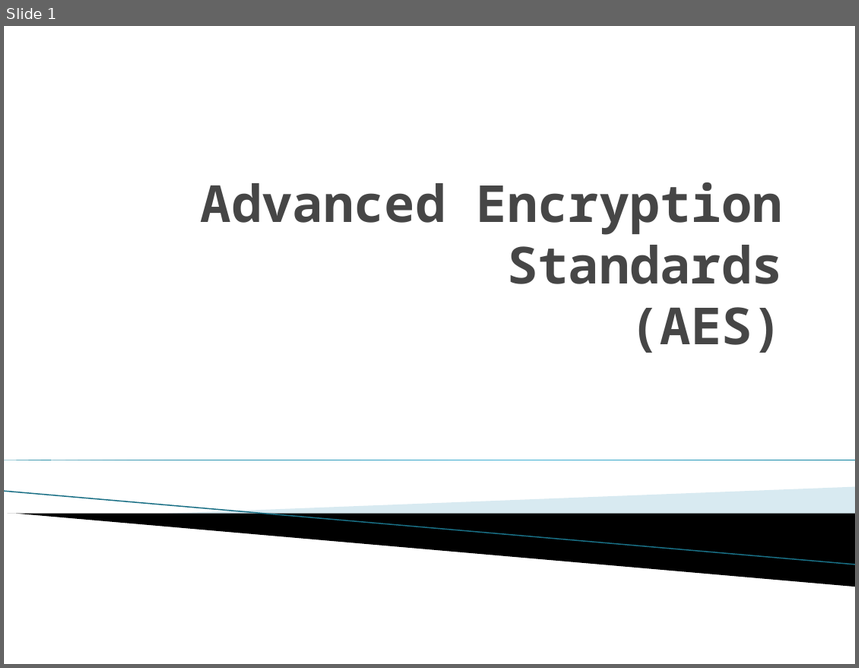
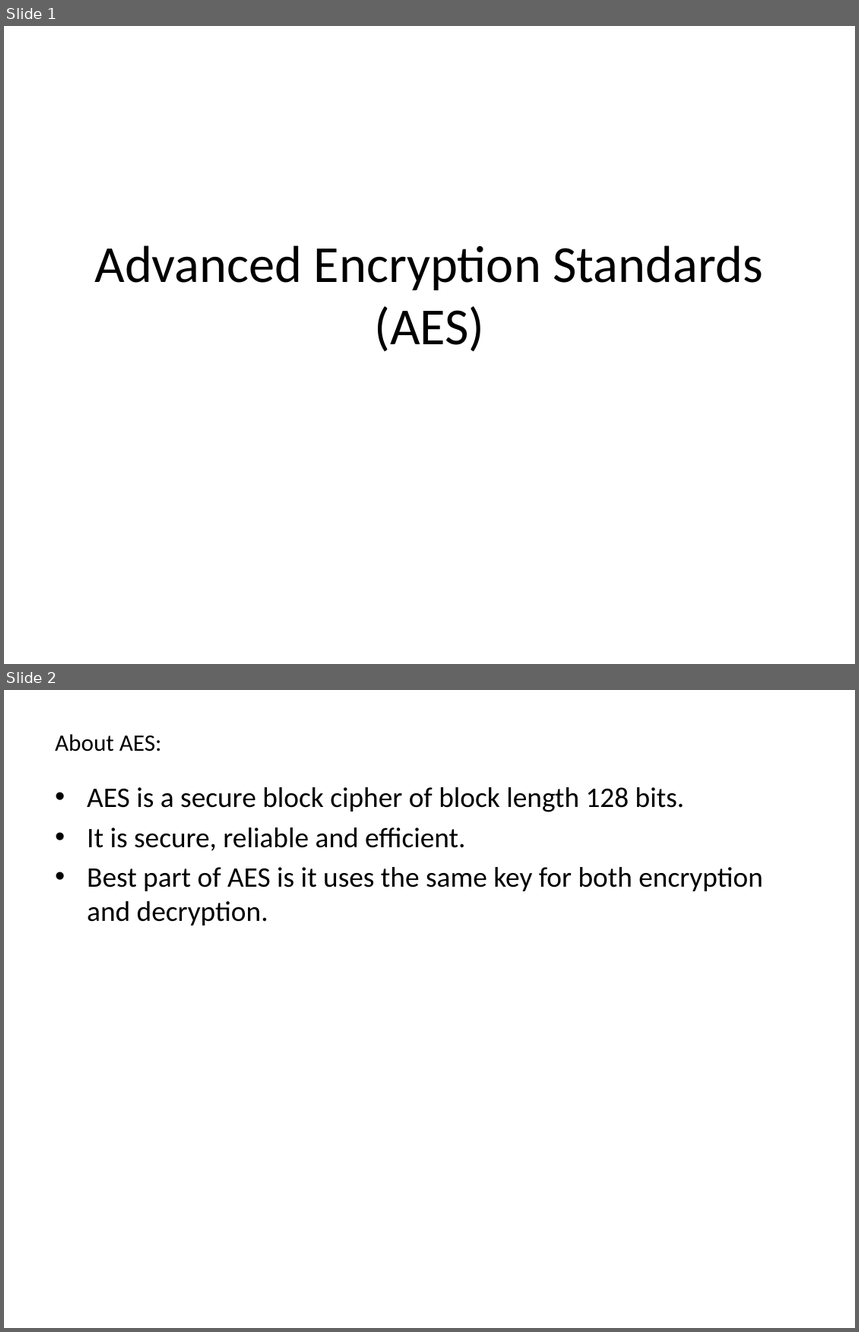
Before and after one commit to suryavalluri1/encryption_engineering, a slide deck: LabAssignemnts/AES_Project/Advanced Encryption Standards.pptx. Shown one above the other, each under a label of ours: slide 1 before the commit, slides 1 and 2 after it. The pictures are 859x668 and 859x1332 pixels, drawn with LibreOffice and Linux fonts; fonts in the diff are those of the drawing; background and template pictures are left out. Boxes give left, top, right and bottom in pixels: in the first picture for what was removed or moved away, otherwise in the second. Text is boxed around its words. In the diff, an @@ line names an element or a change of style, - is before the commit and + after.

```diff
--- a/LabAssignemnts/AES_Project/Advanced Encryption Standards.pptx
+++ b/LabAssignemnts/AES_Project/Advanced Encryption Standards.pptx
@@ slide 2 added at (x1=4, y1=690, x2=855, y2=1328), background #FFFFFF @@
@@ title added at (x1=55, y1=734, x2=162, y2=752), 20 pt, text #000000 @@
+About AES:
@@ text added at (x1=87, y1=787, x2=763, y2=926), 24 pt, text #000000 @@
+• AES is a secure block cipher of block length 128 bits.
+• It is secure, reliable and efficient.
+• Best part of AES is it uses the same key for both encryption and decryption.
@@ slide 1 changed as well @@
@@ title "Advanced Encryption Standards (AES)" moved from (x1=201, y1=183, x2=783, y2=353) to (x1=94, y1=246, x2=763, y2=352) @@
@@ title "Advanced Encryption Standards (AES)" at (x1=94, y1=246, x2=763, y2=352): size 43.2 to 44 pt, font Noto Sans Mono to Calibri, text colour #464646 to #000000, bold off; alignment right to centre; vertical alignment bottom to middle @@
@@ right triangle removed at (x1=4, y1=460, x2=855, y2=460) @@
@@ line removed from (4, 492) to (855, 565) @@
@@ freeform shape removed at (x1=161, y1=487, x2=855, y2=532) @@
@@ freeform shape removed at (x1=7, y1=514, x2=855, y2=587) @@
```
Also in this commit, not shown: 1 other slide changed, 1 other slide added, 1 slide removed, 2 other files.
